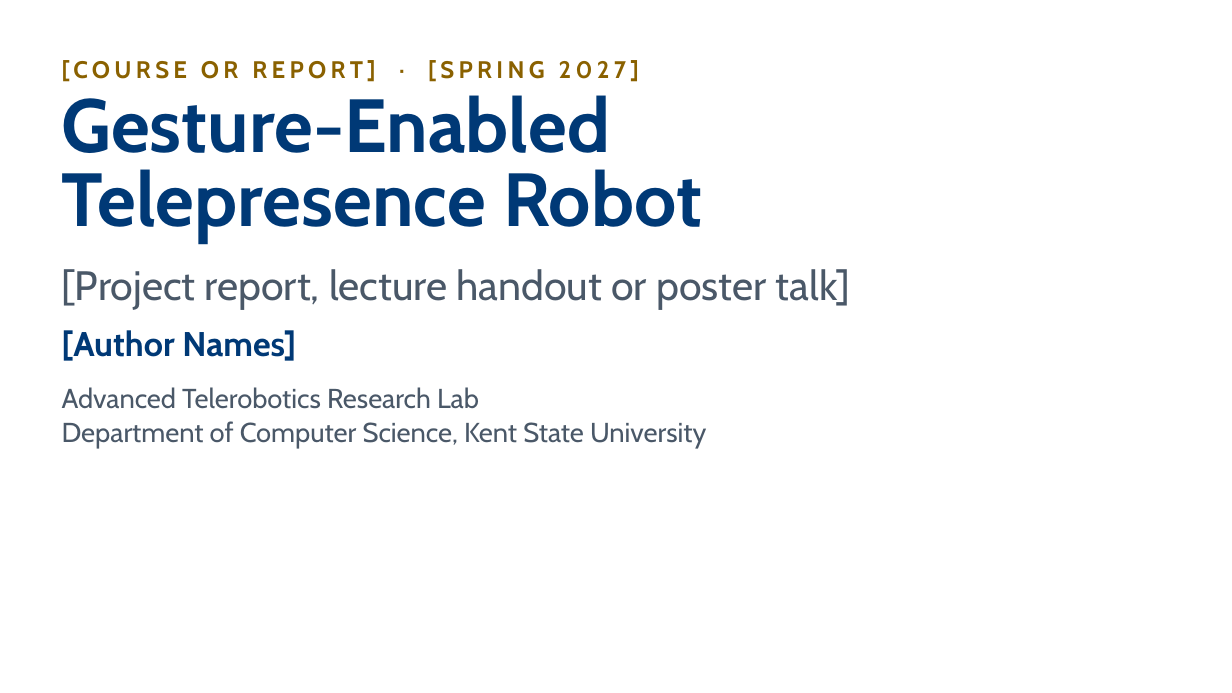
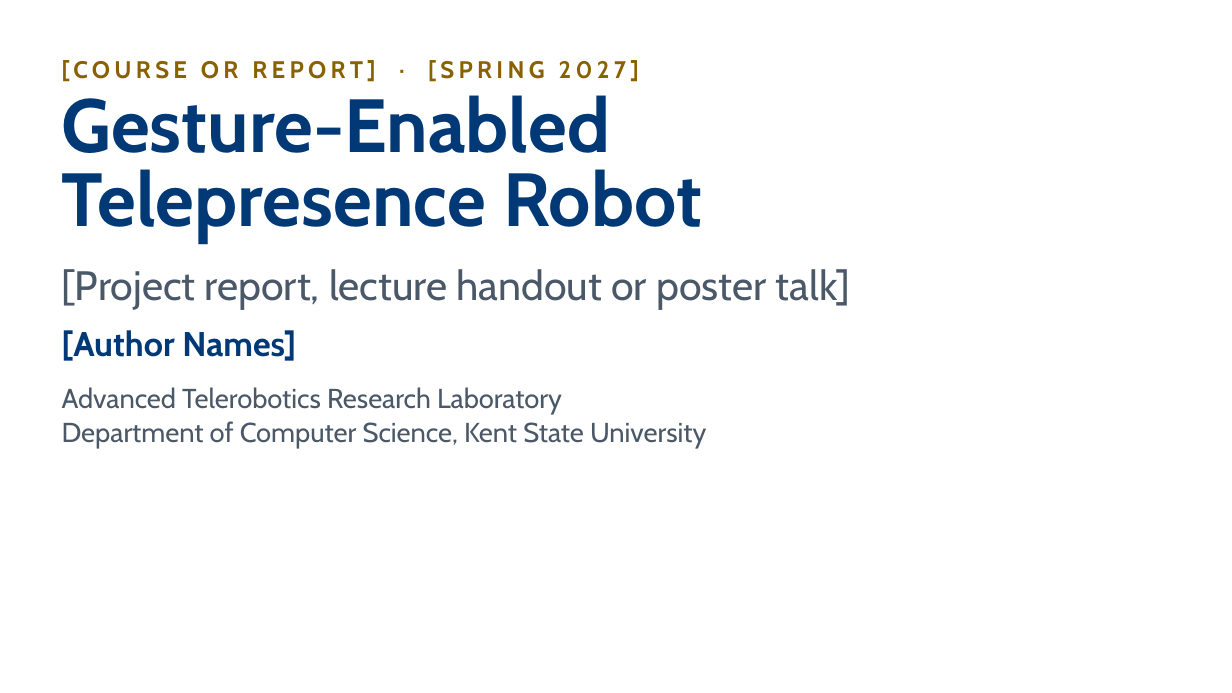
Before and after one commit to ATR-Lab/atr-lab-design-skill, a slide deck: slide 2 of atr-lab-design/assets/templates/ATR-Presentation-Template.pptx. Drawn at 1232x693 pixels with LibreOffice and Linux fonts; fonts in the diff are those of the drawing; background and template pictures are left out. Boxes give left, top, right and bottom in pixels: in the first picture for what was removed or moved away, otherwise in the second. Text is boxed around its words. In the diff, an @@ line names an element or a change of style, - is before the commit and + after.

```diff
--- a/atr-lab-design/assets/templates/ATR-Presentation-Template.pptx
+++ b/atr-lab-design/assets/templates/ATR-Presentation-Template.pptx
@@ text at [62,387,562,414]: text changed @@
-Advanced Telerobotics Research Lab
+Advanced Telerobotics Research Laboratory
```
Also in this commit, not shown: 17 other slides changed, 57 other files.
